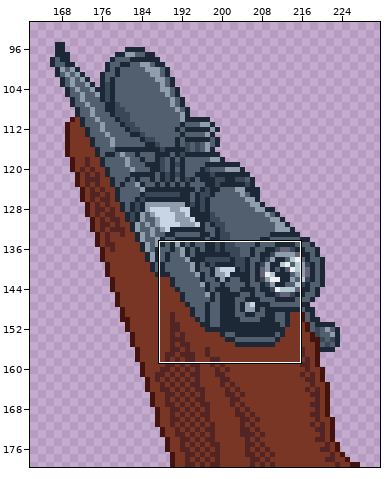
Sprite sheet -- textures/cz527_hipidlenomag.png. The picture above shows the old version from afar; the outline marks the close-up.
Close-up. Before:
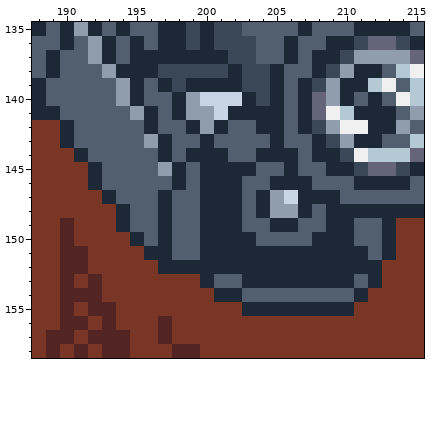
The file is 320x180 pixels. Shown: x 188..215, y 135..158. The wide view leaves out empty margins.
The same view after the edit:
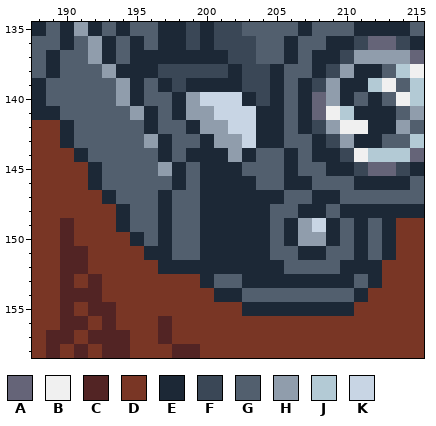
Palette (. is transparent): A #656478  B #f0f0f0  C #522424  D #793625  E #1c2836  F #3a4756  G #525f6e  H #909dac  J #b3cad5  K #c8d5e4
Edits made:
y 141: x 202..203 EE -> KK
y 142: x 201..203 EGG -> HKK
y 143: x 201..204 GGGG -> HHKE
y 144: x 202..205 GGEE -> HEGG
y 145: x 203 E -> G
y 146: x 203 G -> E; x 205 E -> G
y 147: x 203 G -> E; x 205..207 HKE -> EGG
y 148: x 203 G -> E; x 205..206 HH -> GG; x 208..209 GE -> EG
y 149: x 203..205 GGE -> EEG; x 207..208 GG -> HK; x 210..211 EG -> GE
y 150: x 204 G -> E; x 206..208 GGE -> EHH; x 210..211 EG -> GE
y 151: x 205..206 EE -> GG; x 209..210 EE -> GG
y 152: x 206..209 EEEE -> GGGG
Changed places in both close-ups, as pixel boxes (x1, y1, x2, y2):
changed: (214, 106, 368, 274)
